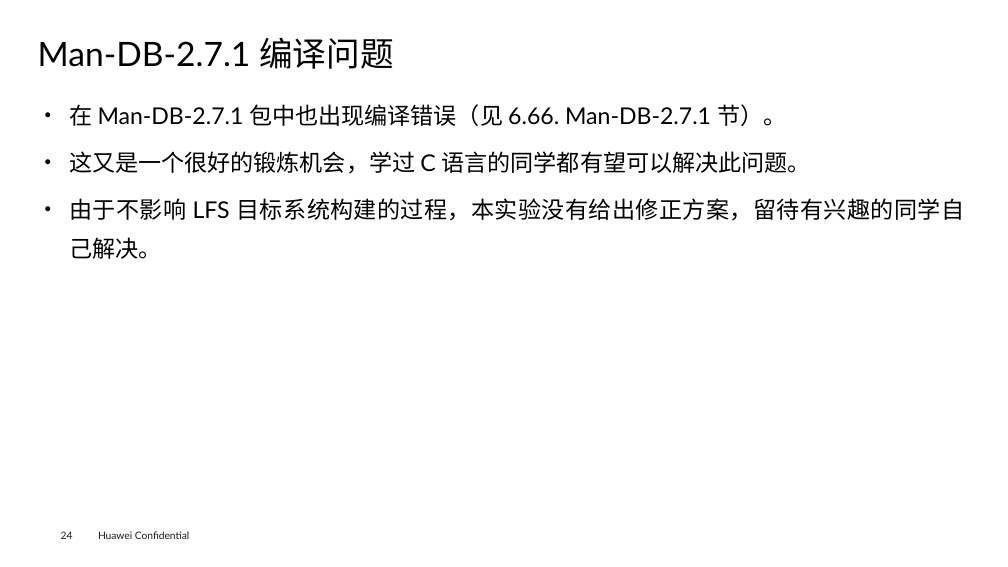
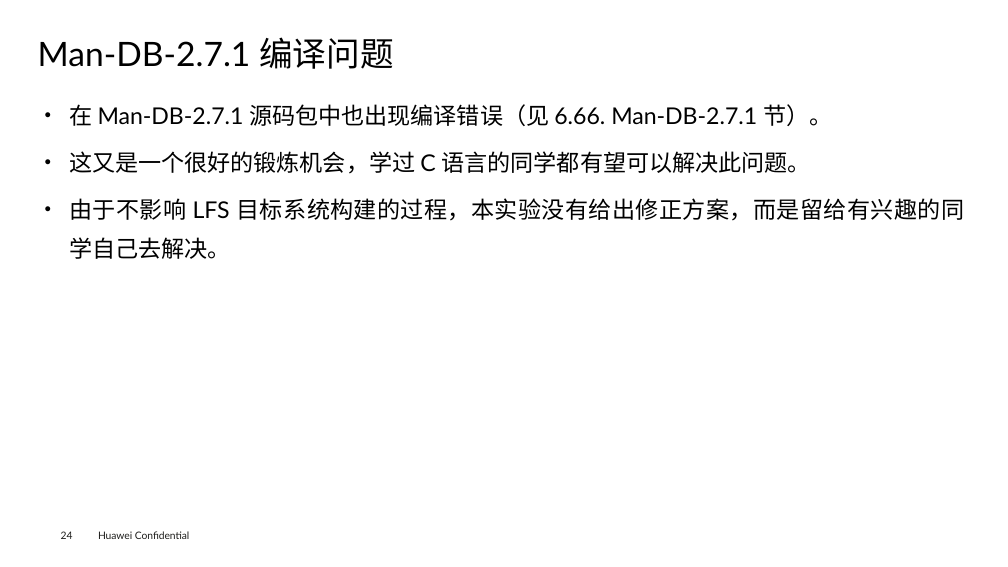
Before and after one commit to openeuler-mirror/lfs-course, a slide deck: slide 25 of lfs-7.7-systemd/documents/LFS-on-opnEuler_v1.3.pptx. Drawn at 1008x567 pixels with LibreOffice and Linux fonts; fonts in the diff are those of the drawing; background and template pictures are left out. Boxes give left, top, right and bottom in pixels: in the first picture for what was removed or moved away, otherwise in the second. Text is boxed around its words. In the diff, an @@ line names an element or a change of style, - is before the commit and + after.

```diff
--- a/lfs-7.7-systemd/documents/LFS-on-opnEuler_v1.3.pptx
+++ b/lfs-7.7-systemd/documents/LFS-on-opnEuler_v1.3.pptx
@@ text at (69,104,832,126): text changed @@
-● 在 Man-DB-2.7.1 包中也出现编译错误（见 6.66. Man-DB-2.7.1 节）。
+● 在 Man-DB-2.7.1 源码包中也出现编译错误（见 6.66. Man-DB-2.7.1 节）。
@@ text at (69,198,965,259): text changed @@
-● 由于不影响 LFS 目标系统构建的过程，本实验没有给出修正方案，留待有兴趣的同学自己解决。
+● 由于不影响 LFS 目标系统构建的过程，本实验没有给出修正方案，而是留给有兴趣的同学自己去解决。
```
Also in this commit, not shown: 9 other slides changed, 1 other file.
